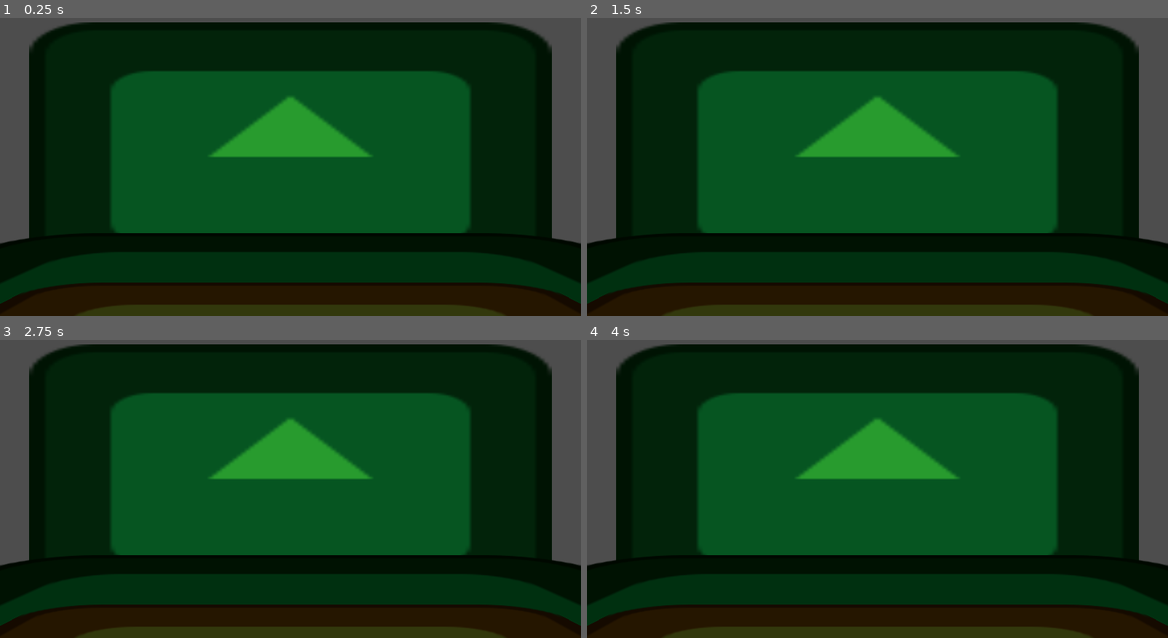
Above: before the commit, frames 1-4 (two rows, left to right).
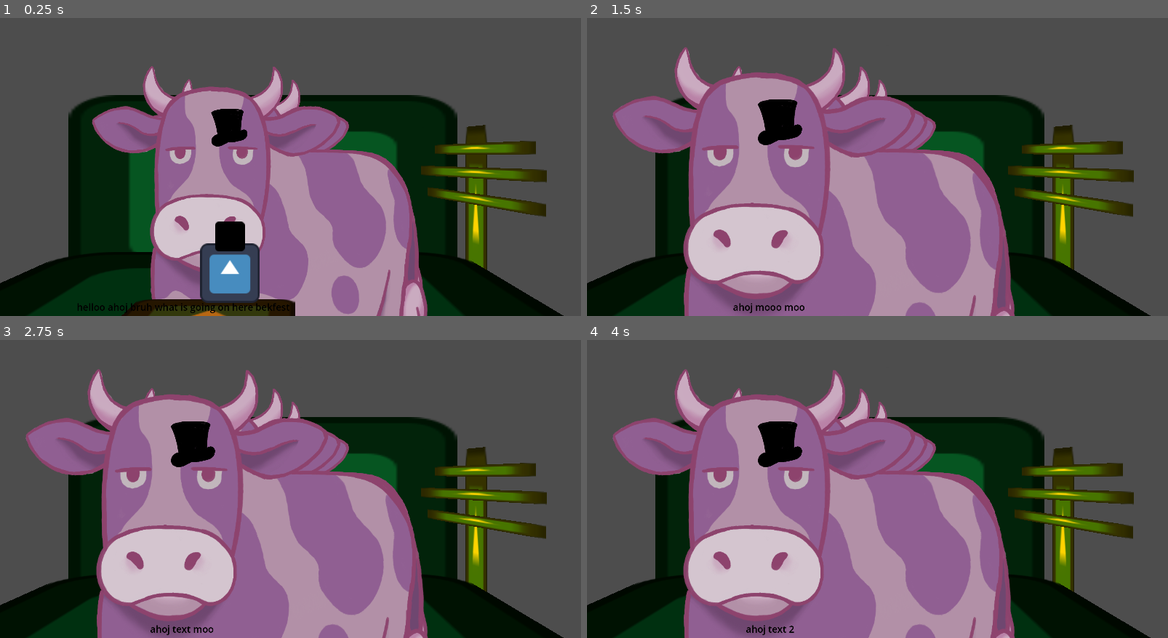
Above: after the commit, the same moments.

Repository: cubebuc/duck
Game: Godot game, scene res://scenes/main_test.tscn
The game is run twice, just before and just after one commit, with the same random seed, the same clock (stepped at 60 frames per second) and the same inputs. This scene is started directly instead of the project's main scene. The engine's default icon, where the game draws it, is replaced by a stand-in: a white triangle on a blue panel in a dark square.
Inputs:
- Up to frame 1 (0.25 s): no input
- Up to frame 2 (1.5 s): tap Enter at 0.5 s; tap R at 0.6 s; tap M at 0.8, 1.35 s; tap Space at 1.25 s; hold A from 1.28 s (still down)
- Up to frame 3 (2.75 s): tap C at 1.55, 2.1 s; tap Enter at 2 s; release A at 2.03 s; tap R at 2.3 s
- Up to frame 4 (4 s): tap Space at 2.75 s; tap E (Interact) at 2.85 s; tap M at 3.05 s; tap Enter at 3.5 s; hold A from 3.53 s (still down); tap R at 3.6 s; tap C at 3.8 s

The runs differ from the first frame. In frame 1, 83% of the frame differs, in the area x 0-100%, y 1-100%; in frame 2, 87%; in frame 3, 87%; in frame 4, 87%.
Error after the commit: Invalid access to property or key 'text' on a base object of type 'Nil'. (res://scripts/dialogue_manager.gd:21)

Commit message:
feat: Msnsger fixes and example scene with managers

Diff:
--- a/project.godot
+++ b/project.godot
@@ -18,7 +18,6 @@
 [autoload]
 
 MoneyManager="*res://scripts/money_manager.gd"
-DialogManager="*res://dialog_manager.gd"
 
 [input]
 
--- /dev/null
+++ b/resources/dialogues/test_dialogue1.tres
@@ -0,0 +1,10 @@
+[gd_resource type="Resource" script_class="DialogueText" load_steps=2 format=3 uid="uid://dyskpaylug8hn"]
+
+[ext_resource type="Script" uid="uid://3fc1sr0rcpji" path="res://scripts/dialgoue_text.gd" id="1_eghcb"]
+
+[resource]
+script = ExtResource("1_eghcb")
+text = "ahoj text 1"
+priorities = Array[int]([1, 1, 2])
+answer = "a1"
+metadata/_custom_type_script = "uid://3fc1sr0rcpji"
--- /dev/null
+++ b/resources/dialogues/test_dialogue2.tres
@@ -0,0 +1,10 @@
+[gd_resource type="Resource" script_class="DialogueText" load_steps=2 format=3 uid="uid://c5rympbwdxgjl"]
+
+[ext_resource type="Script" uid="uid://3fc1sr0rcpji" path="res://scripts/dialgoue_text.gd" id="1_fme7l"]
+
+[resource]
+script = ExtResource("1_fme7l")
+text = "ahoj text 2"
+priorities = Array[int]([1, 2, 3])
+answer = "a2"
+metadata/_custom_type_script = "uid://3fc1sr0rcpji"
--- a/scenes/main_test.tscn
+++ b/scenes/main_test.tscn
@@ -1,23 +1,36 @@
-[gd_scene load_steps=3 format=3 uid="uid://sb1av710gjfw"]
+[gd_scene load_steps=13 format=3 uid="uid://sb1av710gjfw"]
 
 [ext_resource type="PackedScene" uid="uid://cgj7cgqj0qkdj" path="res://scenes/player.tscn" id="1_mijvv"]
 [ext_resource type="Texture2D" uid="uid://cgk0ppv2ii3gp" path="res://icon.svg" id="2_dxu3u"]
+[ext_resource type="PackedScene" uid="uid://cpmdue4liu8ov" path="res://scenes/game_manager.tscn" id="3_fodur"]
+[ext_resource type="Script" uid="uid://3fc1sr0rcpji" path="res://scripts/dialgoue_text.gd" id="5_w6snl"]
+[ext_resource type="Resource" uid="uid://dyskpaylug8hn" path="res://resources/dialogues/test_dialogue1.tres" id="6_14htr"]
+[ext_resource type="PackedScene" uid="uid://duuno71aoym18" path="res://scenes/speech_bubble.tscn" id="7_a8mqo"]
+[ext_resource type="Resource" uid="uid://c5rympbwdxgjl" path="res://resources/dialogues/test_dialogue2.tres" id="7_o6l4j"]
+[ext_resource type="PackedScene" uid="uid://bim67it3qalvr" path="res://scenes/time_manager.tscn" id="8_0axd3"]
+[ext_resource type="Resource" uid="uid://8tdhnbl2vreo" path="res://resources/animal_speech/cow_speech.tres" id="8_a8mqo"]
+[ext_resource type="Resource" uid="uid://djuatlp43s5m6" path="res://resources/animal_speech/duck_speech.tres" id="9_0axd3"]
+[ext_resource type="PackedScene" uid="uid://cw2he5e1okuta" path="res://scenes/character_manager.tscn" id="9_n8y6j"]
+[ext_resource type="Resource" uid="uid://bfejj2jci1clr" path="res://resources/animal_speech/rabbit_speech.tres" id="10_n8y6j"]
 
 [node name="Main" type="Node3D"]
 
 [node name="Player" parent="." instance=ExtResource("1_mijvv")]
+transform = Transform3D(1, 0, 0, 0, 1, 0, 0, 0, 1, 1.8083332, 2.5988626, 3.5952554)
 
-[node name="Background" type="Sprite3D" parent="."]
+[node name="Environment" type="Node3D" parent="."]
+
+[node name="Background" type="Sprite3D" parent="Environment"]
 transform = Transform3D(20, 0, 0, 0, 10, 0, 0, 0, 10, 0, 0, -10.416007)
 modulate = Color(0.16469999, 0.61, 0.18696497, 1)
 texture = ExtResource("2_dxu3u")
 
-[node name="Ground" type="Sprite3D" parent="."]
+[node name="Ground" type="Sprite3D" parent="Environment"]
 transform = Transform3D(20, 0, 0, 0, -4.371139e-07, -10, 0, 10, -4.371139e-07, 0, -3.9634917, -4.098164)
 modulate = Color(0.09449999, 0.35, 0.10727499, 1)
 texture = ExtResource("2_dxu3u")
 
-[node name="Table" type="Sprite3D" parent="."]
+[node name="Table" type="Sprite3D" parent="Environment"]
 transform = Transform3D(3, 0, 0, 0, -4.371139e-08, 1, 0, -1, -4.371139e-08, 0, -1, -1)
 modulate = Color(0.72156864, 0.40392157, 0.08627451, 1)
 texture = ExtResource("2_dxu3u")
@@ -44,3 +57,18 @@
 transform = Transform3D(2.1598969, 0, -0.5035633, 0, 0.29999992, 0, 1.2589083, 0, 0.86395895, 4.086054, 2.355279, -1.3447943)
 modulate = Color(1, 0.8333334, 0, 1)
 texture = ExtResource("2_dxu3u")
+
+[node name="GameManager" parent="." node_paths=PackedStringArray("dialog_manager", "time_manager", "character_manager") instance=ExtResource("3_fodur")]
+dialog_manager = NodePath("../SpeechBubble")
+time_manager = NodePath("../TimeManager")
+character_manager = NodePath("../CharacterManager")
+
+[node name="SpeechBubble" parent="." instance=ExtResource("7_a8mqo")]
+dialogues = Array[ExtResource("5_w6snl")]([ExtResource("6_14htr"), ExtResource("7_o6l4j")])
+cow_speech = ExtResource("8_a8mqo")
+duck_speech = ExtResource("9_0axd3")
+rabbit_speech = ExtResource("10_n8y6j")
+
+[node name="TimeManager" parent="." instance=ExtResource("8_0axd3")]
+
+[node name="CharacterManager" parent="." instance=ExtResource("9_n8y6j")]
--- a/scripts/character_manager.gd
+++ b/scripts/character_manager.gd
@@ -5,17 +5,12 @@
 @export var character_offset: Vector3 = Vector3(0.5, 0, -1)
 var characters: Array[Character] = []
 
-var pc: bool = false
-var pm: bool = false
-
-@export var speech_bubble: Script
-
 
 func add_character() -> void:
 	var new_character = character_prefab.instantiate() as Character
 	var spawn_position = global_transform.origin + character_offset * (characters.size() + 1)
+	add_child(new_character)
 	new_character.global_transform.origin = spawn_position
-	add_child(new_character)
 	characters.append(new_character)
 
 
@@ -29,21 +24,3 @@
 	for i in range(characters.size()):
 		var character = characters[i]
 		character.global_transform.origin -= character_offset
-
-
-func _process(delta: float) -> void:
-	if Input.is_key_pressed(Key.KEY_C):
-		if pc:
-			return
-		pc = true
-		add_character()
-	else:
-		pc = false
-
-	if Input.is_key_pressed(Key.KEY_M):
-		if pm:
-			return
-		pm = true
-		advance_characters()
-	else:
-		pm = false
--- a/scripts/dialgoue_text.gd
+++ b/scripts/dialgoue_text.gd
@@ -1,6 +1,14 @@
 extends Resource
 class_name DialogueText
 
+enum Answer {
+    Airport,
+    Toilet,
+    Cafe,
+    Arcade,
+    Library
+}
+
 @export var text: String
 @export var priorities: Array[int]
-@export var answer: String
+@export var answer: Answer
--- a/scripts/dialogue_manager.gd
+++ b/scripts/dialogue_manager.gd
@@ -9,16 +9,17 @@
 
 var speech_resource: AnimalSpeech
 
-var cow_speech: AnimalSpeech
-var duck_speech: AnimalSpeech
-var rabbit_speech: AnimalSpeech
+@export var cow_speech: AnimalSpeech
+@export var duck_speech: AnimalSpeech
+@export var rabbit_speech: AnimalSpeech
 
 func _ready() -> void:
 	dialogues.shuffle()
 
 func adjust_text():
 	text_to_display = ""
-	var words = text_real.text.split()
+	var words = text_real.text.split(" ")
+	print(words)
 
 	if knowledge_level == 3:
 		text_to_display = text_real.text
@@ -33,9 +34,9 @@
 					for k in range(repetitions):
 						sound_from_word += speech_resource.repeatable_letter
 					sound_from_word += speech_resource.fixed_suffix
-					text_to_display += sound_from_word
+					text_to_display += sound_from_word + " "
 			else:
-				text_to_display += words[i]
+				text_to_display += words[i] + " "
 
 func display_text():
 	$Label3D.text = text_to_display
@@ -45,7 +46,8 @@
 
 func set_speech_resource(type: AnimalConfig.AnimalType):
 	#setup dialog for the new animal
-	dialogues.pop_front()
+	var first_dialogue = dialogues.pop_front()
+	dialogues.append(first_dialogue)
 	text_real = dialogues[0]
 
 	#setup correct speech resource for the new animal
@@ -57,5 +59,5 @@
 		AnimalConfig.AnimalType.Goose:
 			speech_resource = duck_speech
 
-func get_correct_answer() -> String:
+func get_correct_answer() -> DialogueText.Answer:
 	return text_real.answer
--- a/scripts/game_manager.gd
+++ b/scripts/game_manager.gd
@@ -1,19 +1,47 @@
 extends Node3D
 
 
-@export var dialog_manager: Script
-@export var time_manager: Script
-@export var character_manager: Script
-@export var speech_bubble: Script
+@export var dialog_manager: Node
+@export var time_manager: Node
+@export var character_manager: Node
 @export var knowledge_guess_threshold: int = 1
+@export var base_character_count: int = 3
 
 var knowledge_map = {}
 var book_used: bool = false
+var wrong_answer_count: int = 0
+
+var pr: bool = false
+var pa: bool = false
 
 
 func _ready() -> void:
 	for animal_type in AnimalConfig.AnimalType.values():
 		knowledge_map[animal_type] = 0
+
+	for i in base_character_count:
+		character_manager.add_character()
+
+
+func _process(delta: float) -> void:
+	if Input.is_key_pressed(Key.KEY_R):
+		if pr:
+			return
+		pr = true
+		read_book()
+	else:
+		pr = false
+
+	if Input.is_key_pressed(Key.KEY_A):
+		if pa:
+			return
+		pa = true
+		answer_animal("")
+	else:
+		pa = false
+
+	if Input.is_key_pressed(Key.KEY_M):
+		print(MoneyManager.money)
 
 
 func read_book() -> void:
@@ -35,9 +63,9 @@
 	knowledge_map[animal_type] += 1
 
 	# Update dialog
-	speech_bubble.set_knowledge_level(knowledge_map[animal_type])
-	speech_bubble.adjust_text()
-	speech_bubble.display_text()
+	dialog_manager.set_knowledge_level(knowledge_map[animal_type])
+	dialog_manager.adjust_text()
+	dialog_manager.display_text()
 
 	# Advance time
 	time_manager.pass_time_long()
@@ -69,18 +97,18 @@
 	MoneyManager.serve_customer(answered_quickly, answered_randomly)
 
 	# Check for wrong answer
-	if knowledge_level > knowledge_guess_threshold:
-		pass # TODO: log wrong answer to show warning in results
+	if knowledge_level > knowledge_guess_threshold and answer != dialog_manager.get_correct_answer():
+		wrong_answer_count += 1
 
 	# Update animals
 	character_manager.advance_characters()
 	character_manager.add_character()
 
 	# Update dialog
-	speech_bubble.set_speech_resource(character_manager.characters[0].my_config.animal_type)
-	speech_bubble.set_knowledge_level(knowledge_map[animal_type])
-	speech_bubble.adjust_text()
-	speech_bubble.display_text()
+	dialog_manager.set_speech_resource(character_manager.characters[0].my_config.animal_type)
+	dialog_manager.set_knowledge_level(knowledge_map[animal_type])
+	dialog_manager.adjust_text()
+	dialog_manager.display_text()
 
 	# Advance time
 	time_manager.pass_time_short()
